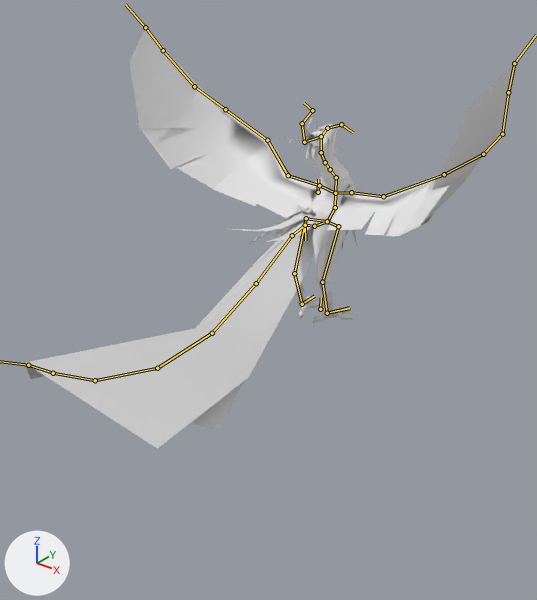
A saved change to the Blender file Underhell/Assets/Graphics/underhell2 models/feniks.blend.
Both versions are drawn from a camera (50 mm lens) standing at (30.0, -44.1, 26.9) and looking at (-0.9, -5.5, 3.0). Arrows for +X, +Y and +Z are at lower left; the lights stay in place. The bones that bend it are drawn over the model as lines. Materials are left out; every surface is plain grey.

Names of what the first picture shows: 'feniks reto'.
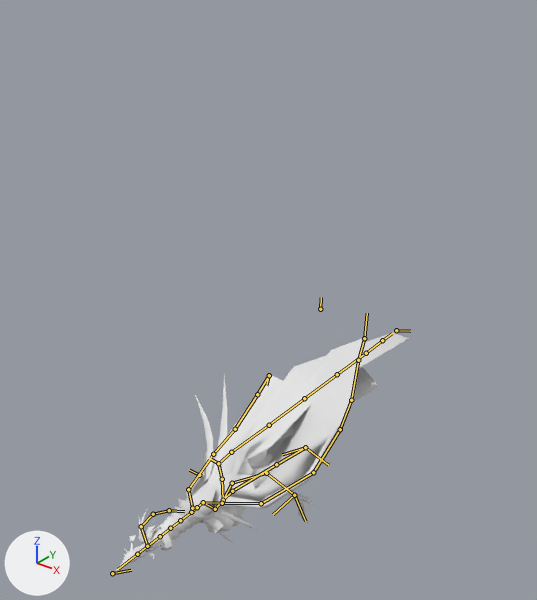
The newer file adds an action. The first version stands in its rest pose; the second is drawn at frame 45 of the action 'flight'.

Where the change shows, as pixel boxes [x1, y1, x2, y2] in the pictures (537 x 600 px):
'feniks reto', posed (40% narrower, 43% shorter)
    before: [25, 29, 513, 449]
    after: [115, 332, 409, 572]
bone 'first bone', root to tip
    before: (318, 192) to (318, 179)
    after: (199, 475) to (189, 470)
bone 'neck start', root to tip
    before: (335, 193) to (336, 177)
    after: (203, 502) to (191, 512)
bone 'tail.002', root to tip
    before: (256, 283) to (212, 333)
    after: (269, 425) to (304, 398)
bone 'tail.003', root to tip
    before: (212, 333) to (157, 368)
    after: (304, 398) to (337, 374)
bone 'tail.004', root to tip
    before: (157, 368) to (95, 380)
    after: (337, 374) to (366, 353)
bone 'neck start.002', root to tip
    before: (335, 193) to (351, 192)
    after: (203, 502) to (197, 507)
bone 'neck start.003', root to tip
    before: (351, 192) to (383, 196)
    after: (197, 507) to (192, 508)
bone 'neck start.004', root to tip
    before: (383, 196) to (444, 174)
    after: (192, 508) to (188, 489)
bone 'neck start.009', root to tip
    before: (335, 193) to (319, 185)
    after: (203, 502) to (222, 503)
bone 'neck start.010', root to tip
    before: (319, 185) to (288, 175)
    after: (222, 503) to (261, 503)
bone 'neck start.011', root to tip
    before: (288, 175) to (267, 140)
    after: (261, 503) to (313, 472)
bone 'end head.001', root to tip
    before: (341, 124) to (353, 132)
    after: (112, 573) to (131, 570)
bone 'body.007', root to tip
    before: (305, 225) to (305, 240)
    after: (218, 463) to (209, 458)
bone 'leg p.001', root to tip
    before: (327, 313) to (349, 307)
    after: (305, 447) to (282, 454)
bone 'leg l.001', root to tip
    before: (302, 304) to (314, 296)
    after: (294, 495) to (273, 514)
bone 'wing end p.001', root to tip
    before: (514, 63) to (536, 35)
    after: (269, 375) to (266, 385)
bone 'wing end l.001', root to tip
    before: (145, 27) to (125, 4)
    after: (364, 338) to (367, 313)
bone 'end head tail.001', root to tip
    before: (312, 110) to (304, 103)
    after: (169, 510) to (184, 511)

The edits, one by one:
Bone 'first bone' (bone_first_bone) moves from (0.0, 0.0, 0.0) to (-2.02, -19.76, 11.68).
Bone 'first bone' (bone_first_bone) turns from (0, 0, 0) to (-41, -160, 46) degrees about its own x, y and z.
Bone 'neck start' (bone_neck_start) turns from (0, 0, 0) to (-34, 10, 168) degrees about its own x, y and z.
Bone 'tail.002' (bone_tail_002) turns from (0, 0, 0) to (-27, 3, 14) degrees about its own x, y and z.
Bone 'tail.003' (bone_tail_003) turns from (0, 0, 0) to (-3, -4, 2) degrees about its own x, y and z.
Bone 'tail.004' (bone_tail_004) turns from (0, 0, 0) to (-26, 2, 2) degrees about its own x, y and z.
Bone 'neck start.002' (bone_neck_start_002) turns from (0, 0, 0) to (-30, -1, 2) degrees about its own x, y and z.
Bone 'neck start.003' (bone_neck_start_003) turns from (0, 0, 0) to (5, -1, 1) degrees about its own x, y and z.
Bone 'neck start.004' (bone_neck_start_004) turns from (0, 0, 0) to (0, -1, -31) degrees about its own x, y and z.
Bone 'neck start.009' (bone_neck_start_009) turns from (0, 0, 0) to (35, 14, -27) degrees about its own x, y and z.
Bone 'neck start.010' (bone_neck_start_010) turns from (0, 0, 0) to (-5, -5, 3) degrees about its own x, y and z.
Bone 'neck start.011' (bone_neck_start_011) turns from (0, 0, 0) to (22, 20, -41) degrees about its own x, y and z.
Bone 'end head.001' (bone_end_head_001) moves from (0.0, 0.0, 0.0) to (0.58, -8.02, -34.16).
Bone 'body.007' (bone_body_007) moves from (0.0, 0.0, 0.0) to (2.49, 17.47, 9.09).
Bone 'body.007' (bone_body_007) turns from (0, 0, 0) to (138, -28, 34) degrees about its own x, y and z.
Bone 'leg p.001' (bone_leg_p_001) moves from (0.0, 0.0, 0.0) to (-0.66, -0.34, -12.12).
Bone 'leg p.001' (bone_leg_p_001) turns from (0, 0, 0) to (18, -81, 161) degrees about its own x, y and z.
Bone 'leg l.001' (bone_leg_l_001) moves from (0.0, 0.0, 0.0) to (2.03, -3.11, -15.23).
Bone 'leg l.001' (bone_leg_l_001) turns from (0, 0, 0) to (113, -112, 45) degrees about its own x, y and z.
Bone 'wing end p.001' (bone_wing_end_p_001) moves from (0.0, 0.0, 0.0) to (6.67, -37.39, -3.77).
Bone 'wing end p.001' (bone_wing_end_p_001) turns from (0, 0, 0) to (-12, -39, -176) degrees about its own x, y and z.
Bone 'wing end l.001' (bone_wing_end_l_001) moves from (0.0, 0.0, 0.0) to (3.08, -29.8, -2.16).
Bone 'wing end l.001' (bone_wing_end_l_001) turns from (0, 0, 0) to (-22, 173, 46) degrees about its own x, y and z.
Bone 'end tail.001' (bone_end_tail_001) moves from (0.0, 0.0, 0.0) to (2.1, -45.89, 7.23).
Bone 'end tail.001' (bone_end_tail_001) turns from (0, 0, 0) to (161, 51, -44) degrees about its own x, y and z.
Bone 'end head tail.001' (bone_end_head_tail_001) moves from (0.0, 0.0, 0.0) to (4.04, -3.29, -29.96).
Bone 'end head tail.001' (bone_end_head_tail_001) turns from (0, 0, 0) to (174, 32, -32) degrees about its own x, y and z.
